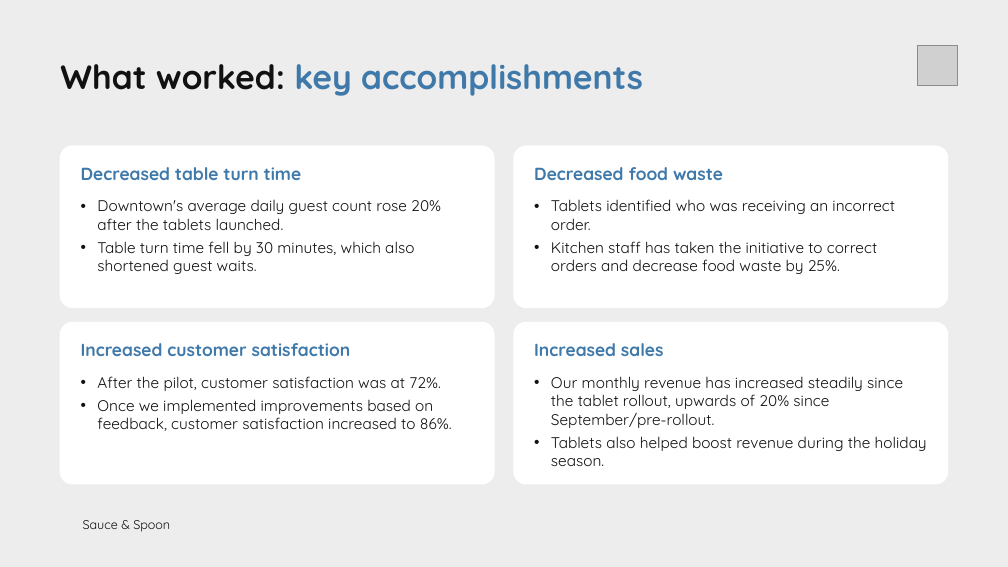
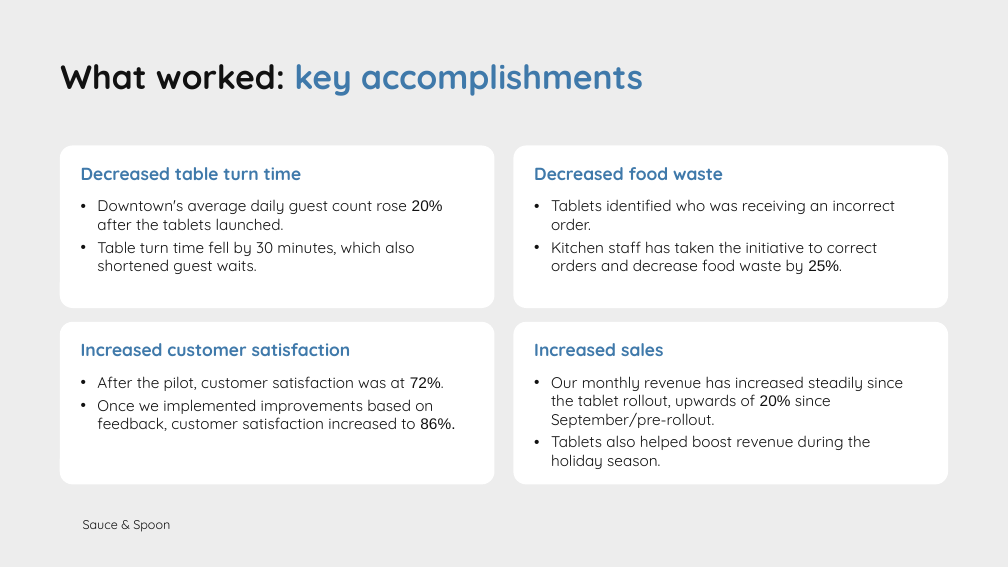
Before and after one commit to Daninja111/sauce-and-spoon-tablet-rollout, a slide deck: slide 6 of 5_Impact-Report.pptx. Drawn at 1008x567 pixels with LibreOffice and Linux fonts; fonts in the diff are those of the drawing; grey boxes stand for pictures; background and template pictures are left out. Boxes give left, top, right and bottom in pixels: in the first picture for what was removed or moved away, otherwise in the second. Text is boxed around its words. In the diff, an @@ line names an element or a change of style, - is before the commit and + after.

```diff
--- a/5_Impact-Report.pptx
+++ b/5_Impact-Report.pptx
@@ picture removed at bbox=[917, 45, 958, 86] @@
@@ text "Downtown's average daily guest count ..." at bbox=[97, 200, 443, 274]: font Quicksand to Arial in "20%" @@
@@ text "Tablets identified who was receiving ..." at bbox=[551, 199, 896, 274]: font Quicksand to Arial in "25%." @@
@@ text "After the pilot, customer satisfaction ..." at bbox=[97, 376, 455, 431]: font Quicksand to Arial in "72%.", "86%." @@
@@ text "Our monthly revenue has increased ..." at bbox=[551, 376, 903, 469]: font Quicksand to Arial in "20%" @@
```
Also in this commit, not shown: 6 other slides changed, 1 slide added, 1 slide removed, 7 other files.
